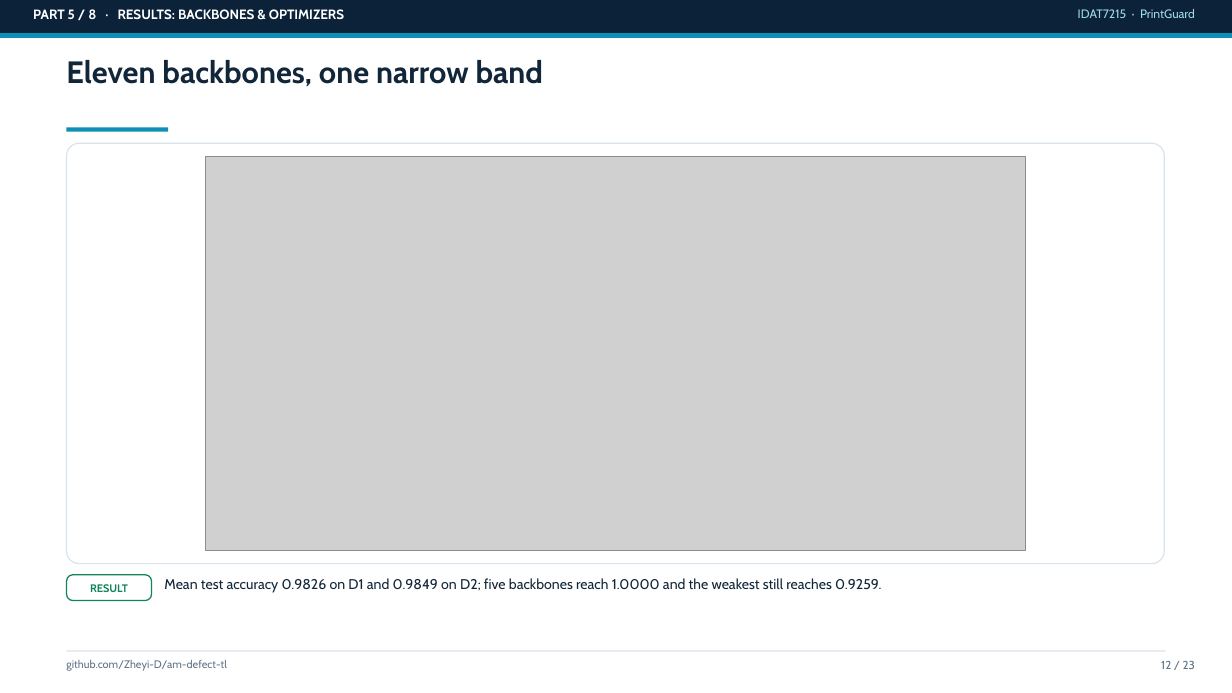
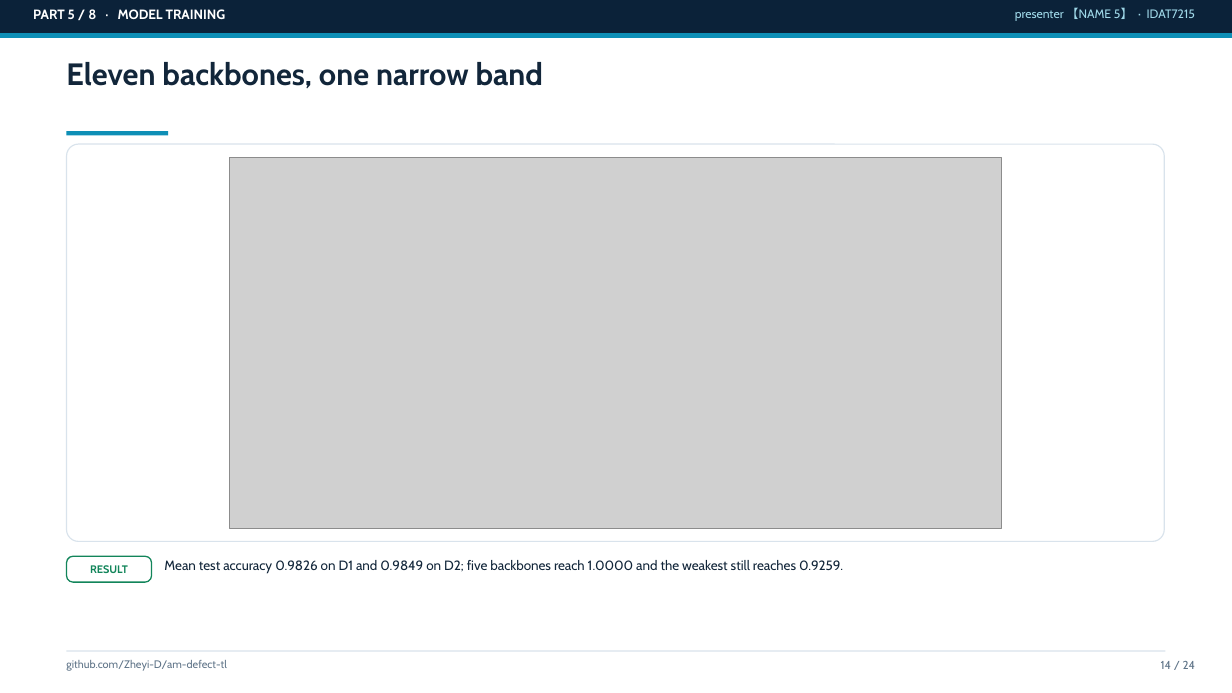
Before and after one commit to Zheyi-D/am-defect-tl, a slide deck: slide 14 of reports/slides_draft.pptx (slide 12 before the commit). Drawn at 1232x693 pixels with LibreOffice and Linux fonts; fonts in the diff are those of the drawing; grey boxes stand for pictures. Boxes give left, top, right and bottom in pixels: in the first picture for what was removed or moved away, otherwise in the second. Text is boxed around its words. In the diff, an @@ line names an element or a change of style, - is before the commit and + after.

```diff
--- a/reports/slides_draft.pptx
+++ b/reports/slides_draft.pptx
@@ text at (x1=33, y1=9, x2=226, y2=19): text changed @@
-PART 5 / 8 · RESULTS: BACKBONES & OPTIMIZERS
+PART 5 / 8 · MODEL TRAINING
@@ text added at (x1=1015, y1=7, x2=1195, y2=21), 9.5 pt, text #9FD8E8 @@
+presenter 【NAME 5】 · IDAT7215
@@ text removed at (x1=1078, y1=9, x2=1195, y2=18) @@
-IDAT7215 · PrintGuard
@@ rectangle moved from (x1=67, y1=128, x2=168, y2=131) to (x1=67, y1=131, x2=168, y2=135) @@
@@ rounded rectangle resized from (x1=67, y1=143, x2=1165, y2=564) to (x1=67, y1=144, x2=1165, y2=542) @@
@@ picture resized from (x1=205, y1=156, x2=1025, y2=551) to (x1=229, y1=157, x2=1002, y2=529) @@
@@ 2 texts, 1 rounded rectangle moved together from (x1=67, y1=575, x2=882, y2=601) to (x1=67, y1=556, x2=843, y2=582) @@
@@ text "Mean test accuracy 0.9826 on ..." at (x1=164, y1=560, x2=843, y2=574): size 11 to 10.5 pt @@
@@ text at (x1=1161, y1=661, x2=1196, y2=669): text changed @@
-12 / 23
+14 / 24
```
Also in this commit, not shown: 18 other slides changed, 5 slides added, 4 slides removed, 2 other files.
